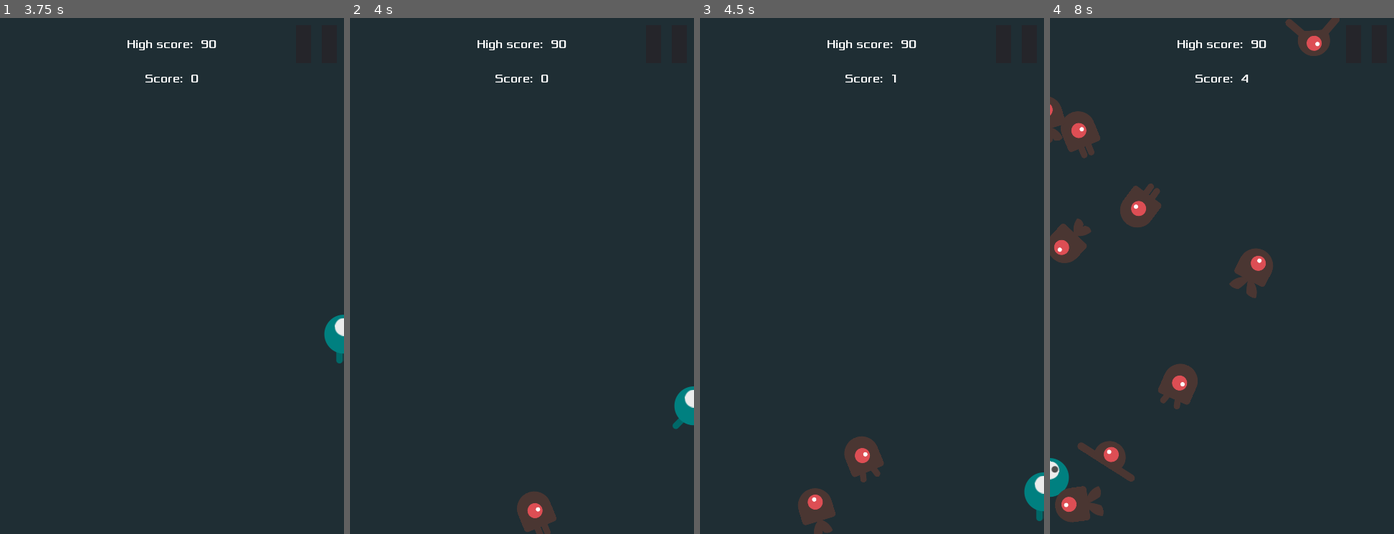
Above: before the commit, frames 1-4 (left to right).
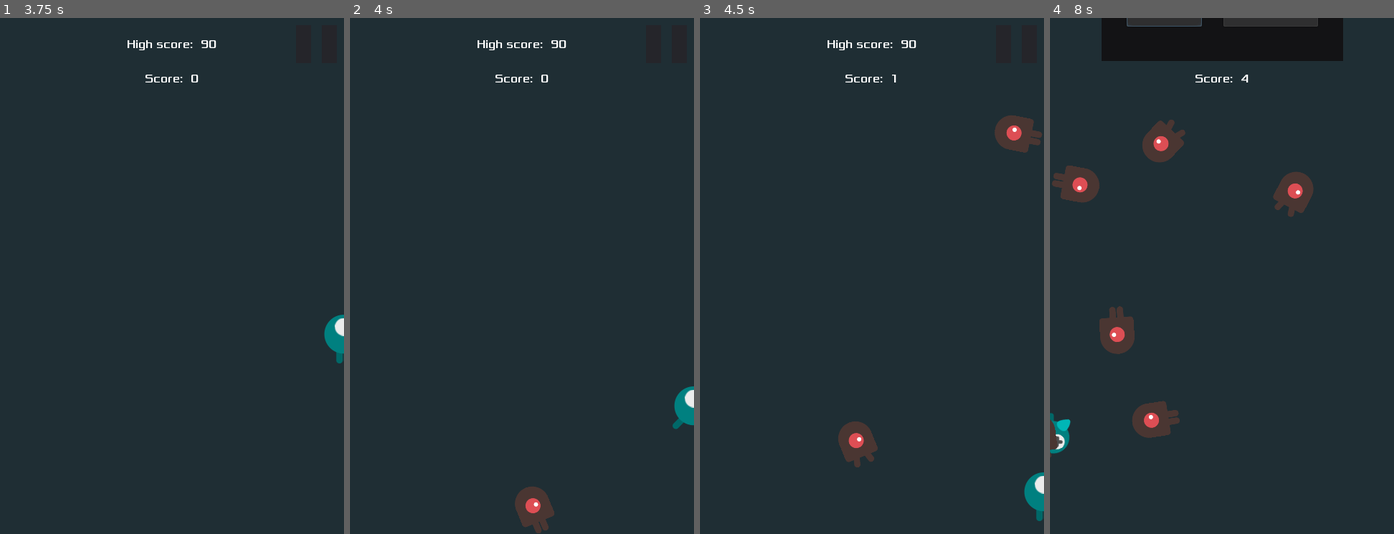
Above: after the commit, the same moments.

Repository: AlixBarreaux/dodge-the-beasties
Game: Godot game, scene res://scenes/Main.tscn
Same seed, same stepped clock (60 frames per second), same inputs: the game is played once before the commit and once after it.
Inputs (mouse positions are in pixels of both pictures, inside the frame that each line leads up to):
- Up to frame 1 (3.75 s): click "Play" at 0.5 s; click (316, 43) at 1.25 s; click "Resume" at 2 s; tap Enter at 2.75 s; move the mouse to (247, 250) at 2.77 s; press the mouse at (247, 250) at 2.78 s; hold D (move_right) 2.78-3.53 s; move the mouse to (103, 301) at 3.52 s; release the mouse at (103, 301) at 3.53 s; hold S (move_down) from 3.53 s (still down); right-click (103, 301) at 3.6 s
- Up to frame 2 (4 s): keep holding S (move_down)
- Up to frame 3 (4.5 s): move the mouse to (906, 162) at 4.27 s; release S (move_down) at 4.28 s; press the mouse at (906, 162) at 4.28 s; hold D (move_right) from 4.28 s (still down)
- Up to frame 4 (8 s): move the mouse to (1204, 379) at 5.02 s; release D (move_right) at 5.03 s; release the mouse at (1204, 379) at 5.03 s; hold W (move_up) 5.03-5.78 s; right-click (1204, 379) at 5.1 s; click (1204, 379) at 5.17 s; move the mouse to (1325, 353) at 5.77 s; press the mouse at (1325, 353) at 5.78 s; hold A (move_left) 5.78-7.28 s; move the mouse to (1118, 198) at 6.52 s; release the mouse at (1118, 198) at 6.53 s; right-click (1118, 198) at 6.6 s; move the mouse to (1239, 276) at 7.27 s; press the mouse at (1239, 276) at 7.28 s; hold S (move_down) from 7.28 s (still down)

Frame 1 is identical in both runs. In frame 2, 0.3% of the frame differs, in the area x 47-60%, y 90-100%; in frame 3, 2.2%; in frame 4, 14%, in the area x 0-86%, y 0-98%.

Commit message:
Refactor: Start to refactor Mob + mob setup in main (movement)

Diff:
--- a/project.godot
+++ b/project.godot
@@ -29,6 +29,11 @@
 "language": "GDScript",
 "path": "res://scripts/gui/main_menu.gd"
 }, {
+"base": "KinematicBody2D",
+"class": "Mob",
+"language": "GDScript",
+"path": "res://scripts/mob.gd"
+}, {
 "base": "Control",
 "class": "PauseMenu",
 "language": "GDScript",
@@ -64,6 +69,7 @@
 "GameOverMenu": "",
 "Main": "",
 "MainMenu": "",
+"Mob": "",
 "PauseMenu": "",
 "Player": "",
 "PlayerController": "",
--- a/resources/default_bus_layout.tres
+++ b/resources/default_bus_layout.tres
@@ -1,6 +1,7 @@
 [gd_resource type="AudioBusLayout" format=2]
 
 [resource]
+bus/0/volume_db = -80.0
 bus/1/name = "SFX"
 bus/1/solo = false
 bus/1/mute = false
--- a/scenes/Mob.tscn
+++ b/scenes/Mob.tscn
@@ -30,10 +30,9 @@
 radius = 43.5836
 height = 8.0
 
-[node name="Mob" type="RigidBody2D"]
+[node name="Mob" type="KinematicBody2D"]
 collision_layer = 2
 collision_mask = 0
-gravity_scale = 0.0
 script = ExtResource( 7 )
 
 [node name="AnimatedSprite" type="AnimatedSprite" parent="."]
--- a/scripts/main.gd
+++ b/scripts/main.gd
@@ -135,6 +135,11 @@
 	return _saved_high_score
 
 
+
+func spawn_mob() -> void:
+	pass
+	return
+
 func _on_MobTimer_timeout() -> void:
 	var _mob_spawn_location: PathFollow2D = $Path2D/MobSpawnLocation
 	_mob_spawn_location.unit_offset = randf()
@@ -142,16 +147,29 @@
 	var _mob: Object = mob_scene.instance()
 	self.add_child(_mob)
 
+
+	# Set mob values
 	_mob.position = _mob_spawn_location.position
 
-	# PI/ 2 -> 90 degrees
+	# PI / 2 -> 90 degrees
 	# PI / 4 -> 45
-	var _direction: float = _mob_spawn_location.rotation + PI / 2
-	_direction += rand_range(- PI / 4, PI / 4)
-	_mob.rotation = _direction
+	var _direction_angle: float = _mob_spawn_location.rotation + PI / 2
+	_direction_angle += rand_range(- PI / 4, PI / 4)
+#	_mob.rotation = _direction
 
-	var _velocity: Vector2 = Vector2(rand_range(_mob.min_speed, _mob.max_speed), 0)
-	_mob.linear_velocity = _velocity.rotated(_direction)
+
+	_mob.rotate(_direction_angle)
+	_mob.velocity = Vector2(cos(_direction_angle) * 200, sin(_direction_angle) * 200)
+
+#	_mob.direction = Vector2(cos(_direction_angle), sin(_direction_angle))
+
+#	_mob.setup()
+	_mob.enable()
+
+#	var _velocity: Vector2 = Vector2(rand_range(_mob.min_speed, _mob.max_speed), 0)
+#	_mob.linear_velocity = _velocity.rotated(_direction)
+
+
 
 	return
 
--- a/scripts/mob.gd
+++ b/scripts/mob.gd
@@ -1,4 +1,5 @@
-extends RigidBody2D
+extends KinematicBody2D
+class_name Mob
 
 
 ############################### DECLARE VARIABLES ##############################
@@ -13,11 +14,43 @@
 
 func _ready() -> void:
 	$AnimatedSprite.play()
-	var mob_types: PoolStringArray = $AnimatedSprite.frames.get_animation_names()
-	$AnimatedSprite.animation = mob_types[randi() % mob_types.size()]
+#	var mob_types: PoolStringArray = $AnimatedSprite.frames.get_animation_names()
+#	$AnimatedSprite.animation = mob_types[randi() % mob_types.size()]
+
+	randomize()
+	self.disable()
 
 	Events.connect("game_quited", self, "queue_free")
 	Events.connect("game_started", self, "queue_free")
+
+
+onready var collision_shape_2d: CollisionShape2D = $CollisionShape2D
+var direction: Vector2 = Vector2(0.0, 0.0)
+var velocity: Vector2 = Vector2(0.0, 0.0)
+
+func setup() -> void:
+	self.velocity = self.direction
+	self.velocity *= Vector2(rand_range(self.min_speed, self.max_speed), 0.0)
+	return
+
+func enable() -> void:
+	collision_shape_2d.disabled = false
+	self.set_physics_process(true)
+	self.show()
+
+
+
+	return
+
+func disable() -> void:
+	collision_shape_2d.disabled = true
+	self.set_physics_process(false)
+	self.hide()
+	return
+
+func _physics_process(_delta: float) -> void:
+	self.move_and_slide(self.velocity)
+	return
 
 
 ############################### DECLARE FUNCTIONS ##############################
